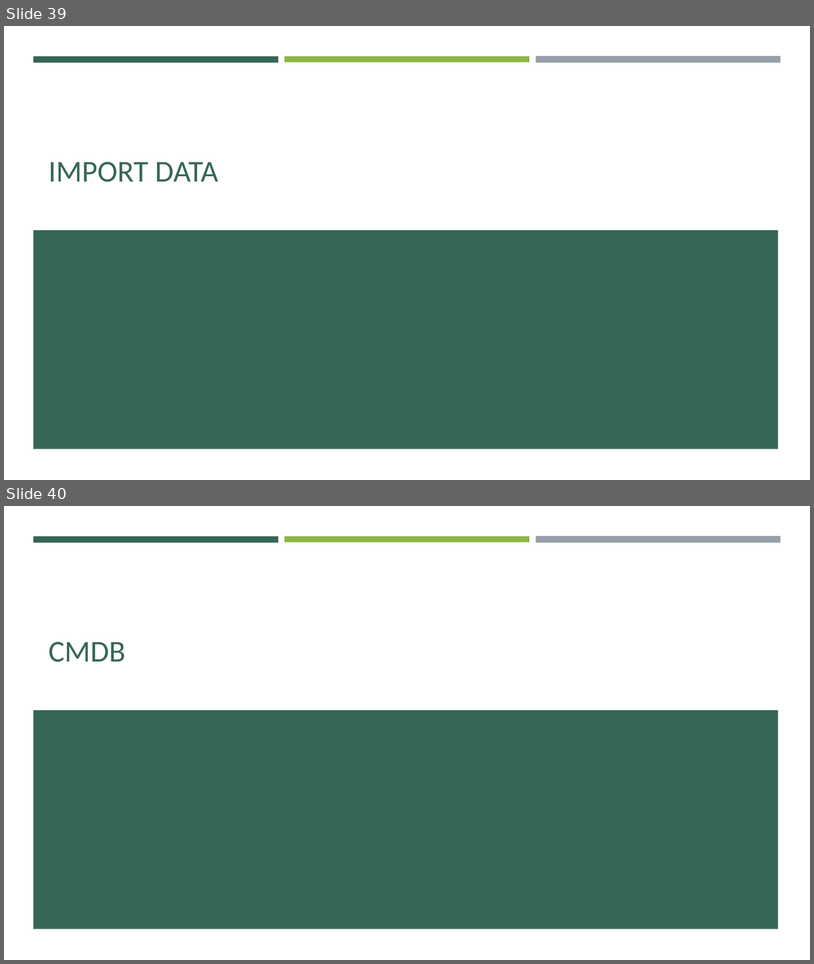
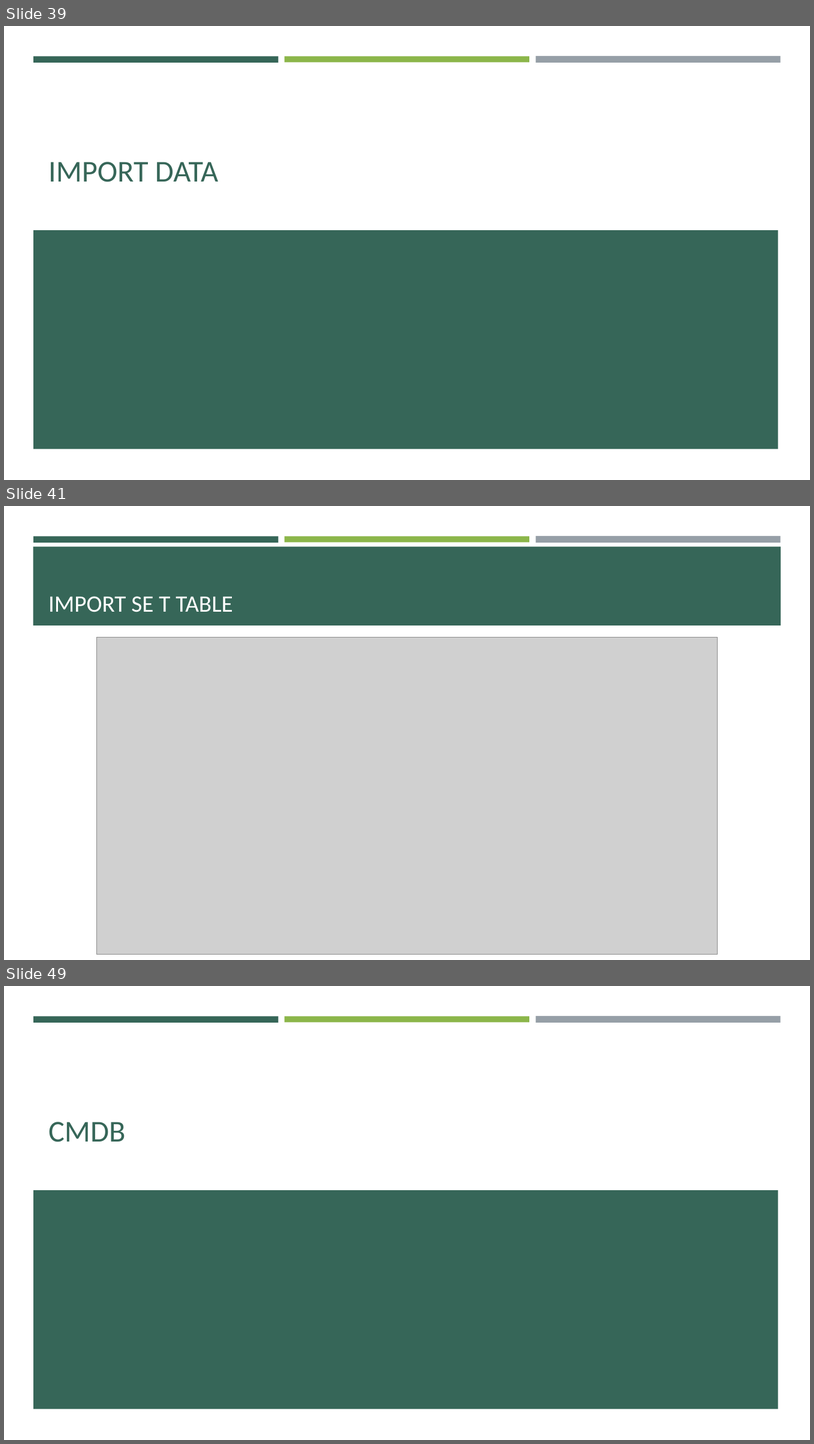
Before and after one commit to e-m-wilson/SNOW, a slide deck: Week_4/Database_Management_&_Platform_Security.pptx. Shown one above the other, each under a label of ours: slides 39 and 40 before the commit, slides 39, 41 and 49 after it; the slides between them are not shown. The pictures are 814x964 and 814x1444 pixels, drawn with LibreOffice and Linux fonts; fonts in the diff are those of the drawing; grey boxes stand for pictures. Boxes give left, top, right and bottom in pixels: in the first picture for what was removed or moved away, otherwise in the second. Text is boxed around its words. In the diff, an @@ line names an element or a change of style, - is before the commit and + after.

```diff
--- a/Week_4/Database_Management_&_Platform_Security.pptx
+++ b/Week_4/Database_Management_&_Platform_Security.pptx
@@ slide 41 added at [4, 506, 810, 960], background #FFFFFF; not listed: 3 template elements that a slide beside it also shows @@
@@ rectangle added at [33, 547, 782, 625], fill #366658 @@
@@ title added at [48, 596, 233, 612], 28 pt, text #FFFFFF @@
+IMPORT SE T TABLE
@@ picture added at [97, 637, 718, 954] @@
@@ what was slide 40 is now slide 49 @@
```
Also in this commit, not shown: 8 other slides added, 4 other files.
